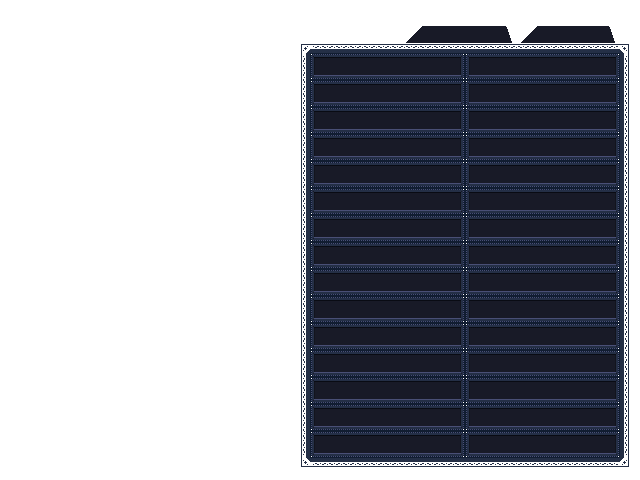
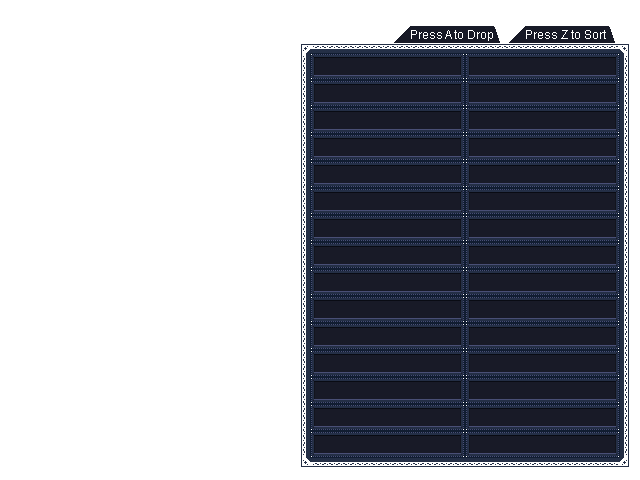
Layer changes from the first 640x480 image to the second:
added layer "Press A to Drop" above "A JP" over [411, 30, 493, 41]
added layer "Tab 1" above "Press Z to Sort" over [394, 26, 503, 43]
added layer "Press Z to Sort" above "Z JP" over [526, 30, 606, 39]
added layer "Tab 2" above "Tab 2 old" over [506, 26, 606, 43]
renamed "sメニューアイテムボード.png" to "BG", moved it below "Tab 2 old", painted on it over [394, 26, 606, 43]
